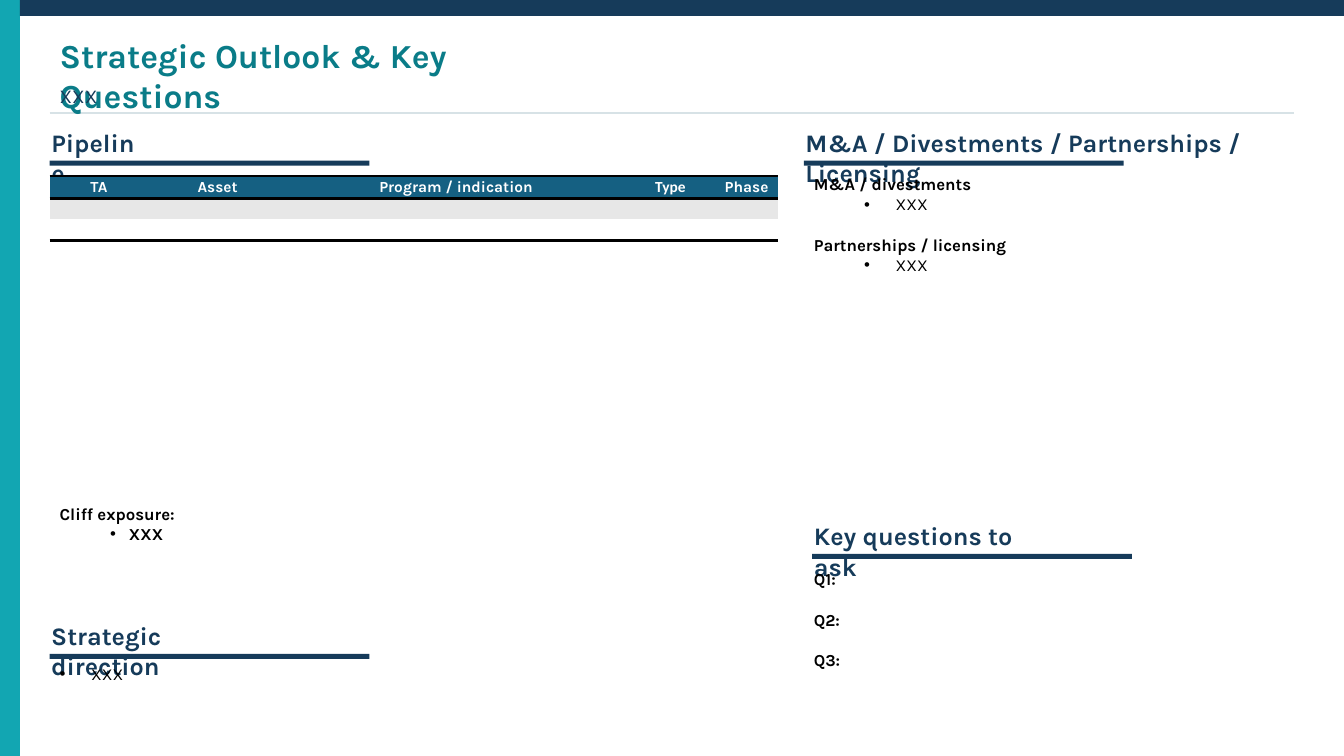
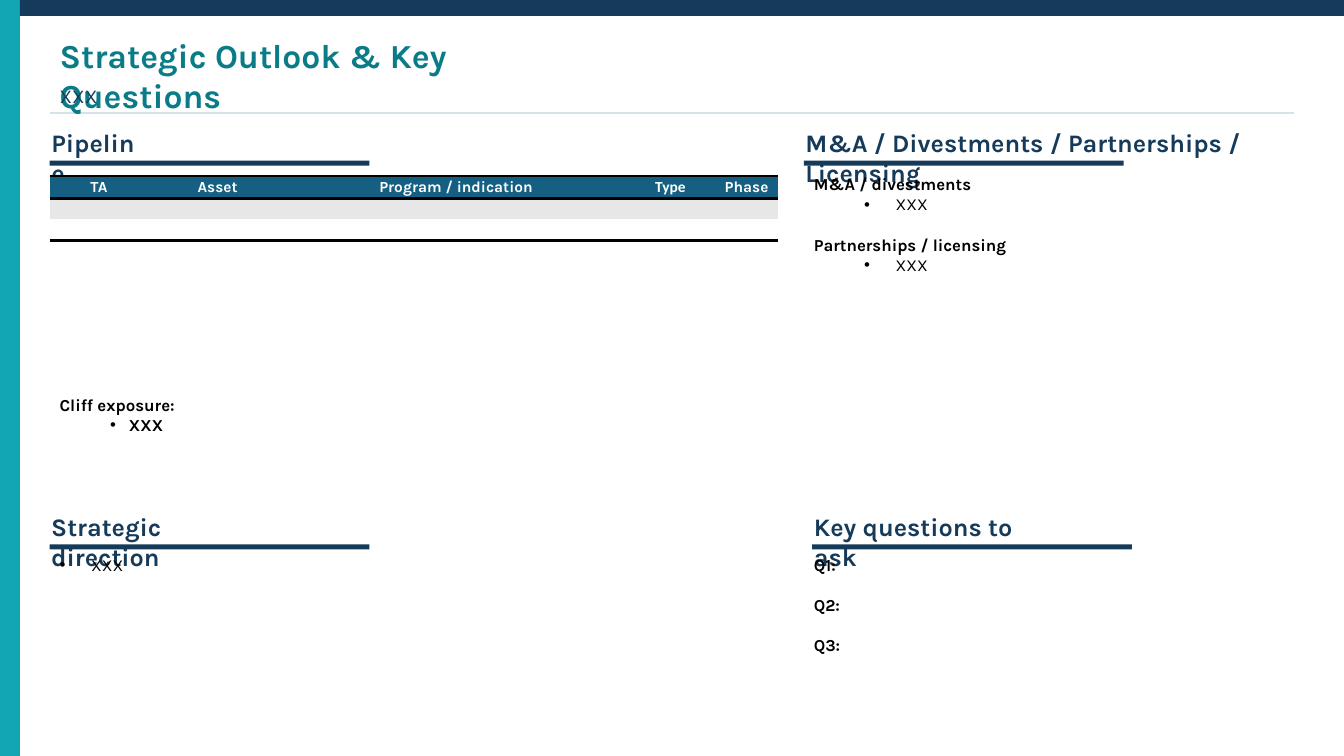
Before and after one commit to Benoitntfr/Ipsen_Template, a slide deck: slide 3 of Template slide.pptx. Drawn at 1344x756 pixels with LibreOffice and Linux fonts; fonts in the diff are those of the drawing. Boxes give left, top, right and bottom in pixels: in the first picture for what was removed or moved away, otherwise in the second. Text is boxed around its words. In the diff, an @@ line names an element or a change of style, - is before the commit and + after.

```diff
--- a/Template slide.pptx
+++ b/Template slide.pptx
@@ text "Key questions to ask": place and size @@
-text "Key questions to ask" at (814,527,1012,582)
+text "Key questions to ask" at (814,518,1012,573)
@@ 3 texts, 1 rectangle: place and size @@
-3 texts, 1 rectangle at (49,508,369,680)
+3 texts, 1 rectangle at (49,399,369,571)
@@ text "Q1:": place and size @@
-text "Q1:" at (814,571,840,669)
+text "Q1:" at (814,556,840,654)
@@ rectangle: place and size @@
-rectangle at (813,555,1132,560)
+rectangle at (813,544,1132,549)
```
Also in this commit, not shown: 1 other slide changed.
